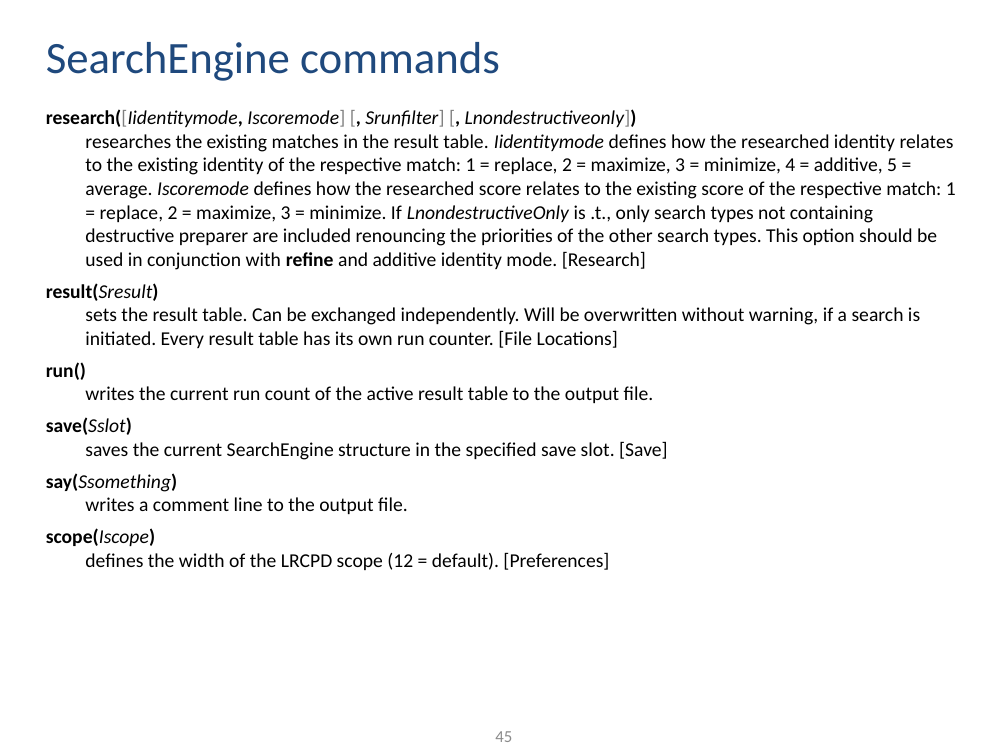
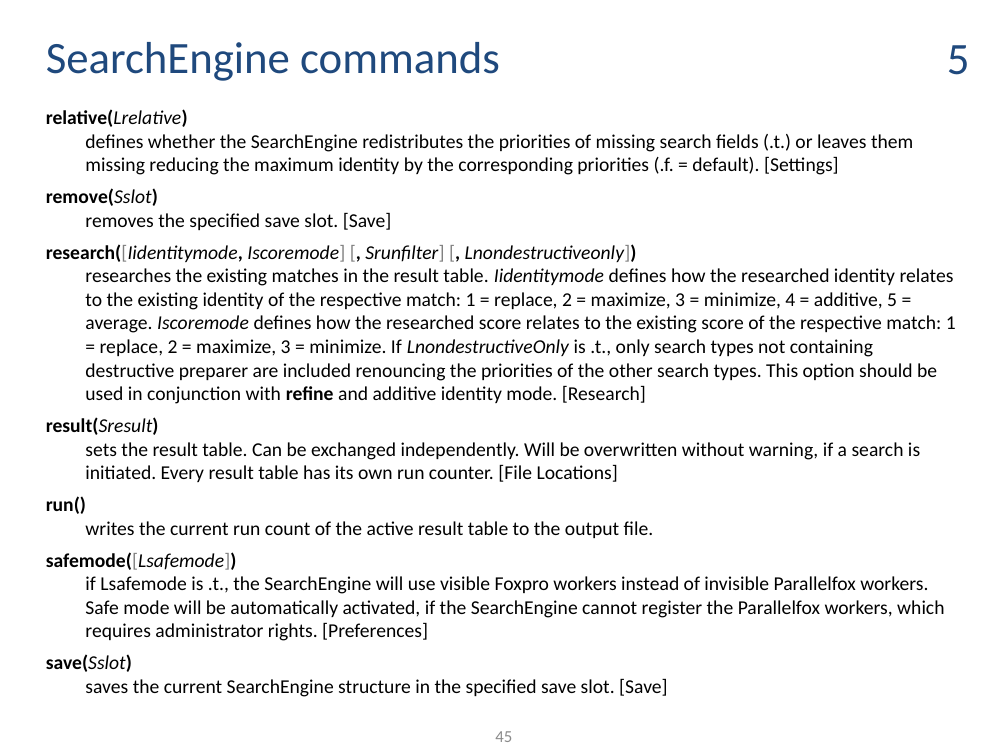
Before and after one commit to ThorstenDoherr/searchengine, a slide deck: slide 45 of doc/Manual.pptx. Drawn at 1008x756 pixels with LibreOffice and Linux fonts; fonts in the diff are those of the drawing. Boxes give left, top, right and bottom in pixels: in the first picture for what was removed or moved away, otherwise in the second. Text is boxed around its words. In the diff, an @@ line names an element or a change of style, - is before the commit and + after.

```diff
--- a/doc/Manual.pptx
+++ b/doc/Manual.pptx
@@ text added at <box>947,45,970,75</box>, 32 pt, text #1F497D @@
+5
@@ text at <box>46,109,913,230</box>: paragraphs added @@
+relative(Lrelative)
+defines whether the SearchEngine redistributes the priorities of missing search fields (.t.) or leaves them missing reducing the maximum identity by the corresponding priorities (.f. = default). [Settings]
+remove(Sslot)
+removes the specified save slot. [Save]
@@ text at <box>46,473,609,570</box>: paragraphs removed @@
-say(Ssomething)
-writes a comment line to the output file.
-scope(Iscope)
-defines the width of the LRCPD scope (12 = default). [Preferences]
@@ text at <box>46,552,944,641</box>: paragraph added @@
+safemode([Lsafemode])
+if Lsafemode is .t., the SearchEngine will use visible Foxpro workers instead of invisible Parallelfox workers. Safe mode will be automatically activated, if the SearchEngine cannot register the Parallelfox workers, which requires administrator rights. [Preferences]
```
Also in this commit, not shown: 41 other slides changed, 3 slides added, 2 slides removed, 1 other file.
